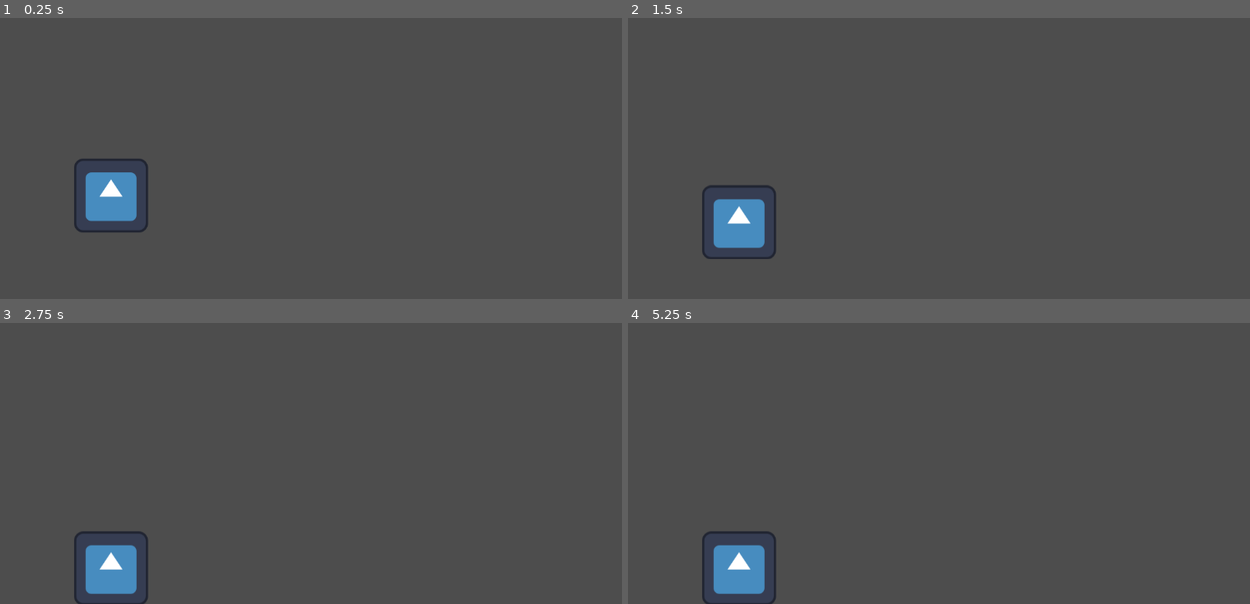
Above: before the commit, frames 1-4 (two rows, left to right).
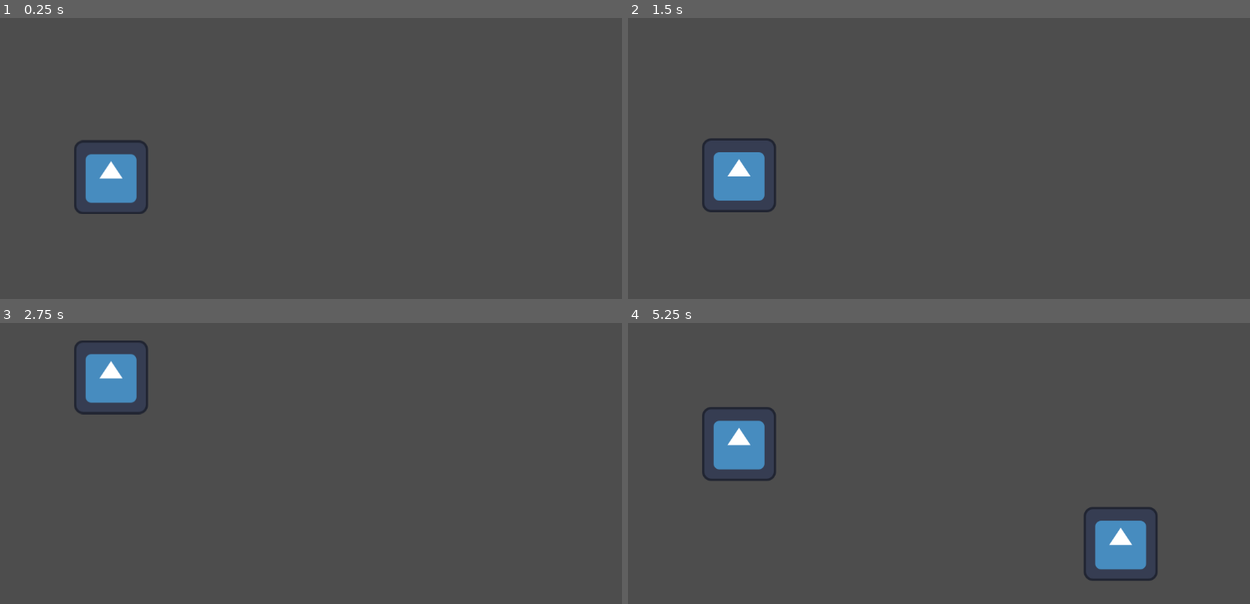
Above: after the commit, the same moments.

Repository: Victu-1996/CATching
Game: Godot game, scene res://scenes/game/game.tscn
Same seed, same stepped clock (60 frames per second), same inputs: the game is played once before the commit and once after it. The engine's default icon, where the game draws it, is replaced by a stand-in: a white triangle on a blue panel in a dark square.
Inputs (mouse positions are in pixels of both pictures, inside the frame that each line leads up to):
- Up to frame 1 (0.25 s): no input
- Up to frame 2 (1.5 s): move the mouse to (1106, 93) at 0.52 s; press the mouse at (1106, 93) at 0.53 s; move the mouse to (827, 130) at 1.27 s; release the mouse at (827, 130) at 1.28 s; click (827, 130) at 1.35 s
- Up to frame 3 (2.75 s): tap Enter at 2 s; move the mouse to (398, 334) at 2.02 s; press the mouse at (398, 334) at 2.03 s
- Up to frame 4 (5.25 s): move the mouse to (926, 491) at 2.77 s; release the mouse at (926, 491) at 2.78 s; click (926, 491) at 2.85 s; tap Space at 3.5 s; move the mouse to (1162, 471) at 3.52 s; press the mouse at (1162, 471) at 3.53 s; move the mouse to (758, 359) at 4.27 s; release the mouse at (758, 359) at 4.28 s; click (758, 359) at 4.35 s; move the mouse to (994, 415) at 5.02 s; press the mouse at (994, 415) at 5.03 s

The runs differ from the first frame. In frame 1, 1.7% of the frame differs, in the area x 11-24%, y 43-77%; in frame 2, 3.4%; in frame 3, 3.7%; in frame 4, 5.5%, in the area x 11-86%, y 29-100%.

Commit message:
adicionei o primeiro obstáculo

Diff:
--- /dev/null
+++ b/objects/object/object.gd
@@ -0,0 +1,12 @@
+extends Area2D
+class_name object
+
+const spd = 10
+# Called when the node enters the scene tree for the first time.
+func _ready() -> void:
+	pass # Replace with function body.
+
+
+# Called every frame. 'delta' is the elapsed time since the previous frame.
+func _process(delta: float) -> void:
+	global_position.x -= spd
--- /dev/null
+++ b/objects/object/object.tscn
@@ -0,0 +1,16 @@
+[gd_scene load_steps=4 format=3 uid="uid://dkili7oorp1pm"]
+
+[ext_resource type="Script" uid="uid://vb6fsijnbqg" path="res://objects/object/object.gd" id="1_n480r"]
+[ext_resource type="Texture2D" uid="uid://bexotjrltbxpx" path="res://icon.svg" id="2_w8t6t"]
+
+[sub_resource type="RectangleShape2D" id="RectangleShape2D_2iobj"]
+
+[node name="object" type="Area2D"]
+script = ExtResource("1_n480r")
+
+[node name="CollisionShape2D" type="CollisionShape2D" parent="."]
+scale = Vector2(5.506788, 5.676034)
+shape = SubResource("RectangleShape2D_2iobj")
+
+[node name="Sprite2D" type="Sprite2D" parent="."]
+texture = ExtResource("2_w8t6t")
--- a/objects/player/player.gd
+++ b/objects/player/player.gd
@@ -1,14 +1,13 @@
 extends CharacterBody2D
 
-var grav := 0
+var grav = 0
 @export_range(1,400,1) var jump_f:float
 
 func _process(delta: float) -> void:
 	global_position.y += grav
 	if !is_on_floor():
-		grav += 1
+		grav += 0.7
 	else:
-		grav = 0
-		if Input.is_action_just_released("touch"):
-			grav += -jump_f
+		if Input.is_action_pressed("touch"):
+			grav = -jump_f
 	move_and_slide()
--- a/objects/player/player.tscn
+++ b/objects/player/player.tscn
@@ -7,7 +7,7 @@
 
 [node name="player" type="CharacterBody2D"]
 script = ExtResource("1_g7ett")
-jump_f = 116.0
+jump_f = 21.0
 
 [node name="Sprite2D" type="Sprite2D" parent="."]
 texture = ExtResource("1_cqmt1")
--- /dev/null
+++ b/objects/spawner/spawner.gd
@@ -0,0 +1,19 @@
+extends Marker2D
+
+const t_in = 5*60
+var tempo = t_in
+@onready var object = preload("res://objects/object/object.tscn")
+
+
+# Called every frame. 'delta' is the elapsed time since the previous frame.
+func _process(delta: float) -> void:
+	tempo-=1
+	if tempo <= 0:
+		spawnar()
+		tempo = t_in
+
+func spawnar():
+	var instance = object.instantiate()
+	get_tree().current_scene.add_child(instance)
+	instance.global_position = global_position
+	print("la ele")
--- /dev/null
+++ b/objects/spawner/spawner.tscn
@@ -0,0 +1,8 @@
+[gd_scene load_steps=3 format=3 uid="uid://34fw8n4s4mvj"]
+
+[ext_resource type="Script" uid="uid://ewukrup3sj3s" path="res://objects/spawner/spawner.gd" id="1_jjtoq"]
+[ext_resource type="PackedScene" uid="uid://dkili7oorp1pm" path="res://objects/object/object.tscn" id="2_y68vg"]
+
+[node name="spawner" type="Marker2D"]
+script = ExtResource("1_jjtoq")
+object = ExtResource("2_y68vg")
--- a/scenes/game/game.tscn
+++ b/scenes/game/game.tscn
@@ -1,6 +1,7 @@
-[gd_scene load_steps=3 format=3 uid="uid://x3awsq6dn7pu"]
+[gd_scene load_steps=4 format=3 uid="uid://x3awsq6dn7pu"]
 
 [ext_resource type="PackedScene" uid="uid://yxg8ps0wtdsl" path="res://objects/player/player.tscn" id="1_sul5r"]
+[ext_resource type="PackedScene" uid="uid://34fw8n4s4mvj" path="res://objects/spawner/spawner.tscn" id="2_7h61r"]
 
 [sub_resource type="SegmentShape2D" id="SegmentShape2D_7h61r"]
 b = Vector2(1152, 0)
@@ -17,4 +18,8 @@
 position = Vector2(0, 648)
 
 [node name="CollisionShape2D" type="CollisionShape2D" parent="StaticBody2D"]
+position = Vector2(0, -16.296)
 shape = SubResource("SegmentShape2D_7h61r")
+
+[node name="spawner" parent="." instance=ExtResource("2_7h61r")]
+position = Vector2(1002, 544)
Not shown, changed: export_presets.cfg
Not shown, added: objects/object/object.gd.uid
Not shown, added: objects/spawner/spawner.gd.uid
